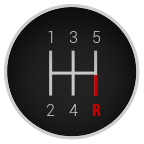
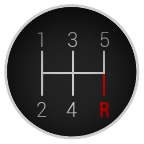
Layered file, before and after one edit (144 × 144). Changes by layer:
moved "outer border" above "Layer", painted on it over (4, 4, 140, 140)
renamed "Clipboard" to "Layer", moved it above "4", painted on it, masked it over (6, 6, 138, 138)
painted on "4" over (66, 102, 78, 117)
painted on "2" over (37, 102, 55, 117)
painted on "5" over (93, 31, 110, 47)
painted on "3" over (68, 31, 77, 47)
painted on "1" over (37, 31, 53, 47)
painted on "R" over (92, 102, 110, 117)
painted on "Gears" over (41, 50, 105, 96)
